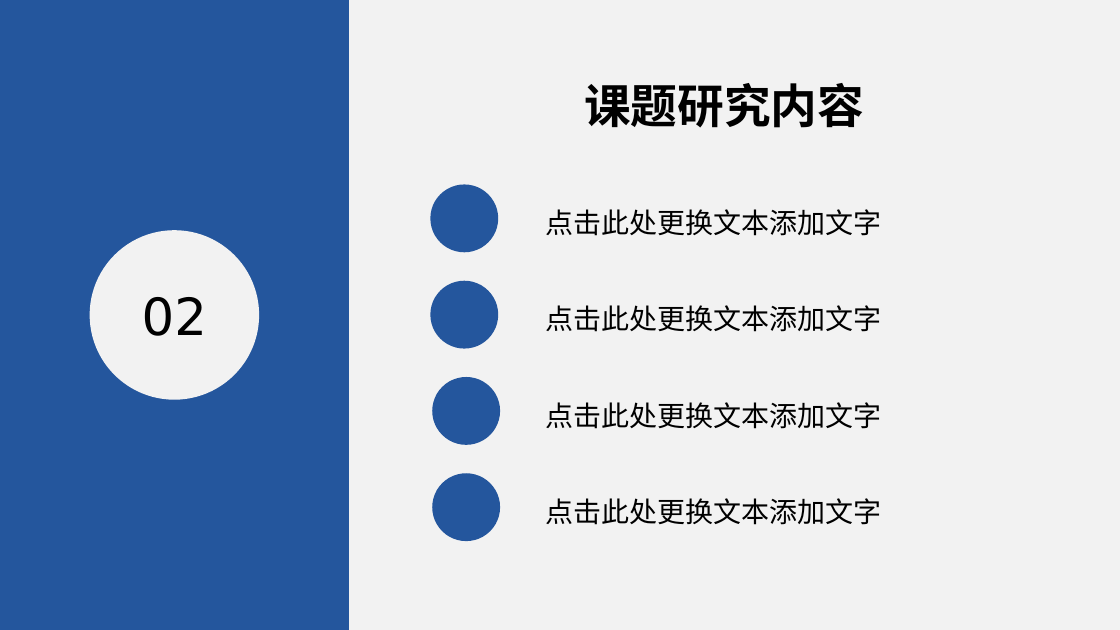
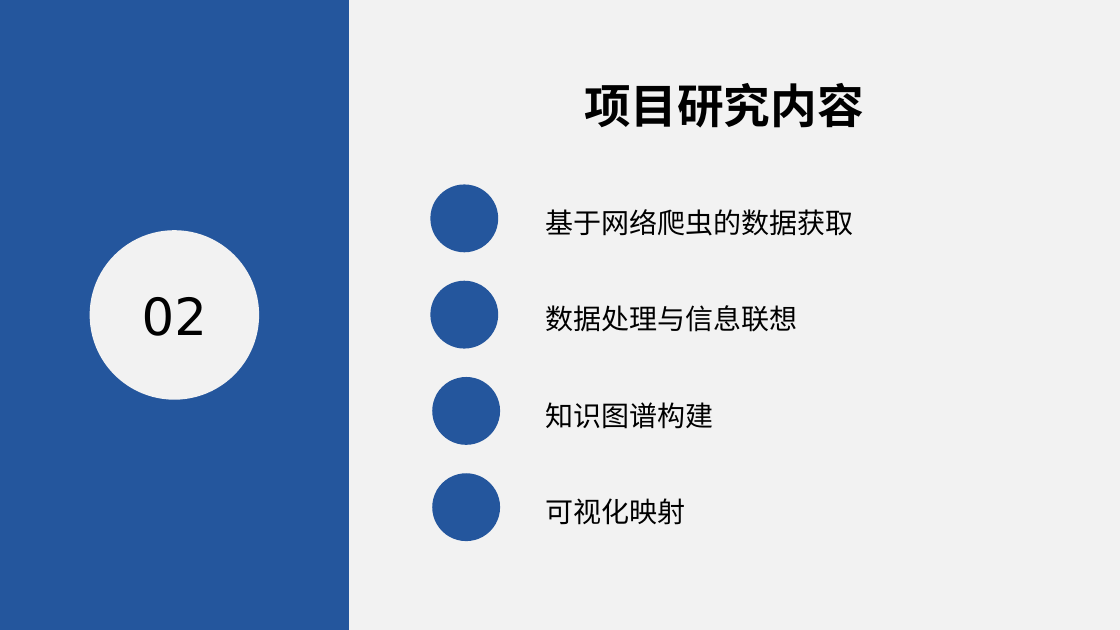
Before and after one commit to 25th-engineer/DaChuangFiles, a slide deck: slide 11 of 大创申报答辩.pptx. Drawn at 1120x630 pixels with LibreOffice and Linux fonts; fonts in the diff are those of the drawing. Boxes give left, top, right and bottom in pixels: in the first picture for what was removed or moved away, otherwise in the second. Text is boxed around its words. In the diff, an @@ line names an element or a change of style, - is before the commit and + after.

Commit message:
PPT done

```diff
--- a/大创申报答辩.pptx
+++ b/大创申报答辩.pptx
@@ text at <box>584,83,864,128</box>: text changed @@
-课题研究内容
+项目研究内容
@@ text at <box>546,209,854,236</box>: text changed @@
-点击此处更换文本添加文字
+基于网络爬虫的数据获取
@@ text at <box>546,305,798,332</box>: text changed @@
-点击此处更换文本添加文字
+数据处理与信息联想
@@ text at <box>546,402,714,429</box>: text changed @@
-点击此处更换文本添加文字
+知识图谱构建
@@ text at <box>546,498,686,525</box>: text changed; font Noto Sans CJK SC to Arial @@
-点击此处更换文本添加文字
+可视化映射
```
Also in this commit, not shown: 1 other slide changed, 12 slides added, 14 slides removed, 1 other file.
